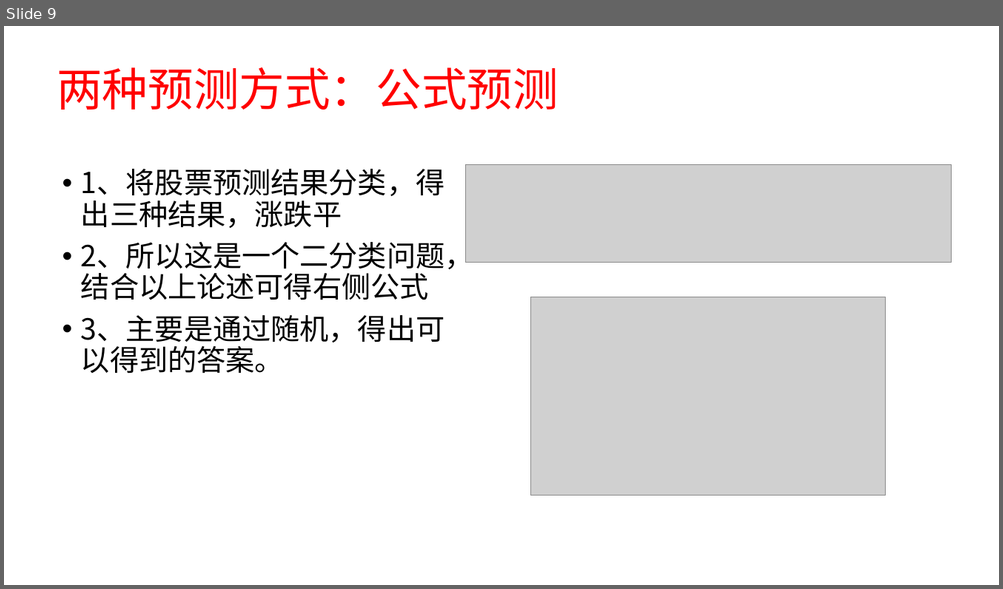
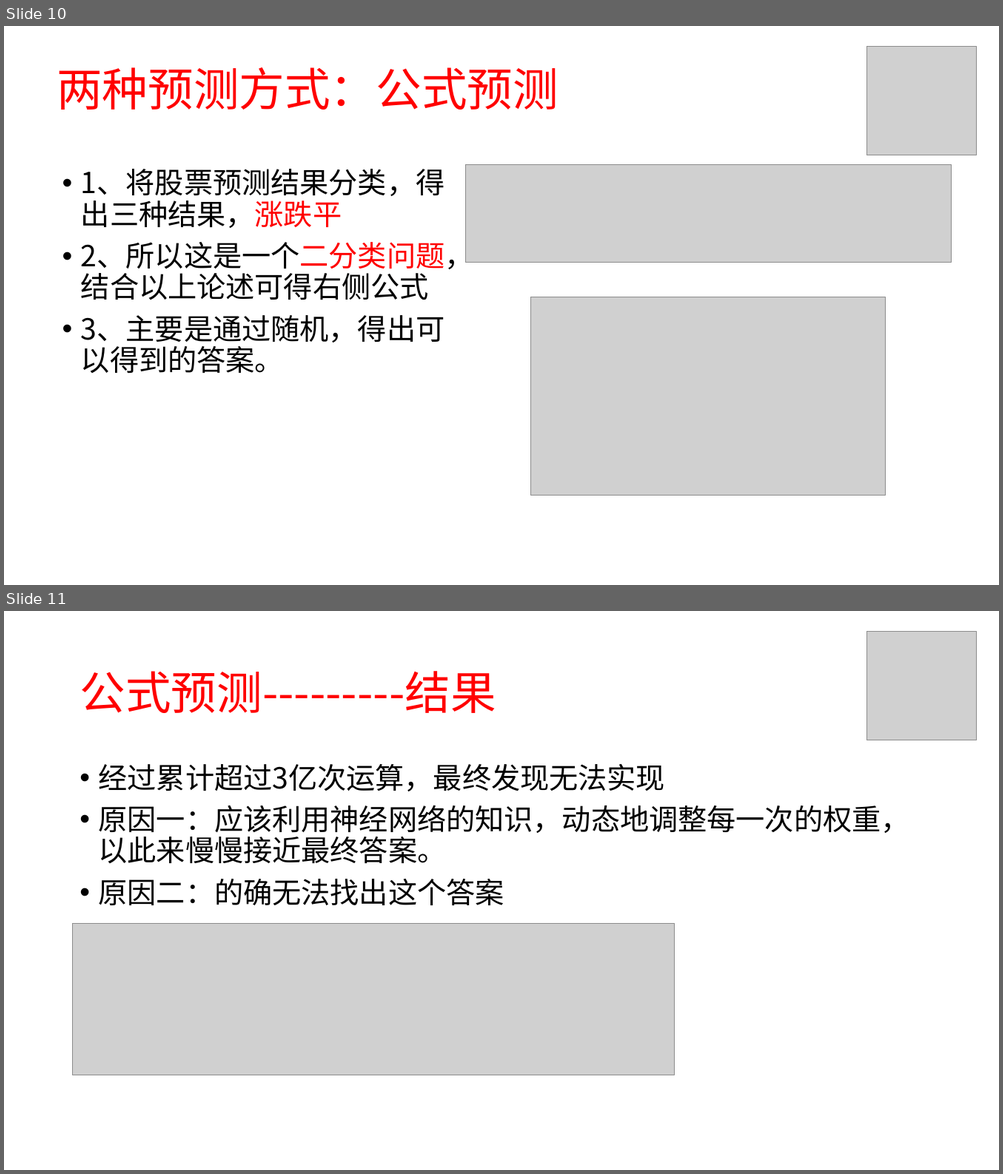
Before and after one commit to xuzj157/StockSyn, a slide deck: doc/股票分析预测系统.pptx. Shown one above the other, each under a label of ours: slide 9 before the commit, slides 10 and 11 after it. The pictures are 1003x589 and 1003x1174 pixels, drawn with LibreOffice and Linux fonts; fonts in the diff are those of the drawing; grey boxes stand for pictures. Boxes give left, top, right and bottom in pixels: in the first picture for what was removed or moved away, otherwise in the second. Text is boxed around its words. In the diff, an @@ line names an element or a change of style, - is before the commit and + after.

Commit message:
更新   最终完成ppt内容

```diff
--- a/doc/股票分析预测系统.pptx
+++ b/doc/股票分析预测系统.pptx
@@ slide 11 added at bbox=[4, 611, 999, 1170], background #FFFFFF @@
@@ picture added at bbox=[867, 631, 977, 740] @@
@@ title added at bbox=[79, 671, 495, 713], 44 pt, text #FF0000 @@
+公式预测---------结果
@@ text added at bbox=[99, 764, 910, 906], 28 pt, text #000000 @@
+• 经过累计超过3亿次运算，最终发现无法实现
+• 原因一：应该利用神经网络的知识，动态地调整每一次的权重，以此来慢慢接近最终答案。
+• 原因二：的确无法找出这个答案
@@ picture added at bbox=[73, 923, 674, 1075] @@
@@ what was slide 9 is now slide 10 @@
@@ slide 10 changed as well @@
@@ picture added at bbox=[867, 46, 977, 155] @@
@@ text at bbox=[81, 169, 474, 301]: text colour #000000 to #FF0000 in "1、将股票预测结果分类，得出三种结果，涨跌平", "2、所以这是一个二分类问题，结合以上论述可得右侧公式" @@
```
Also in this commit, not shown: 8 other slides changed, 8 other slides added, 1 other file.
